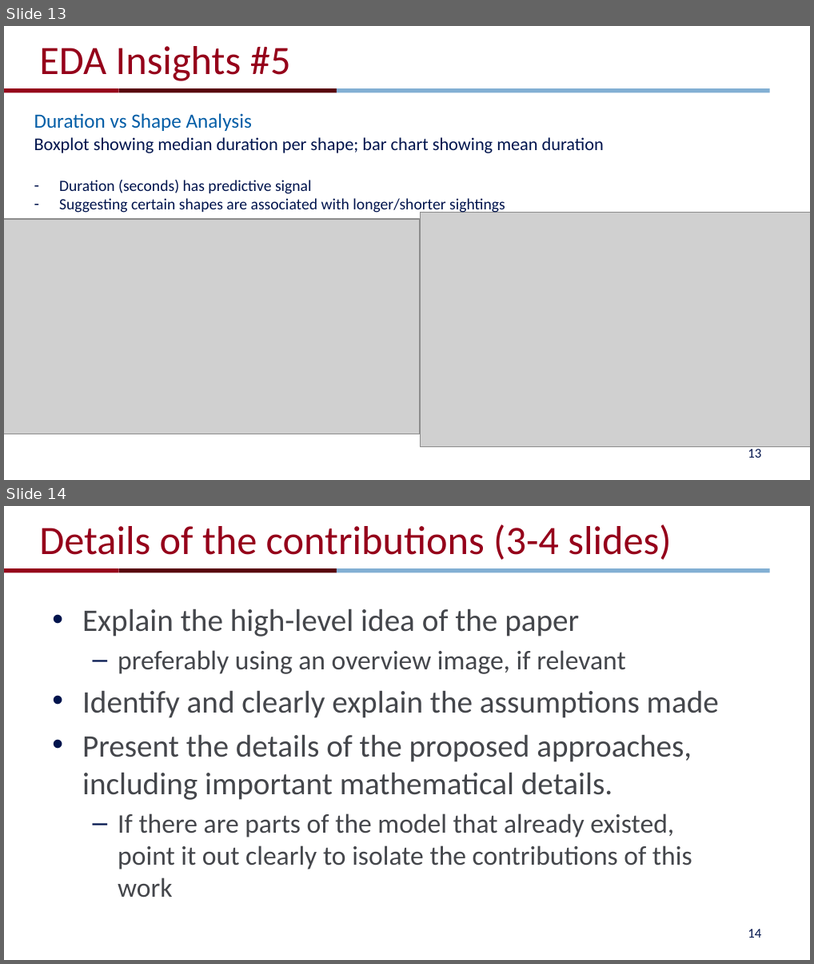
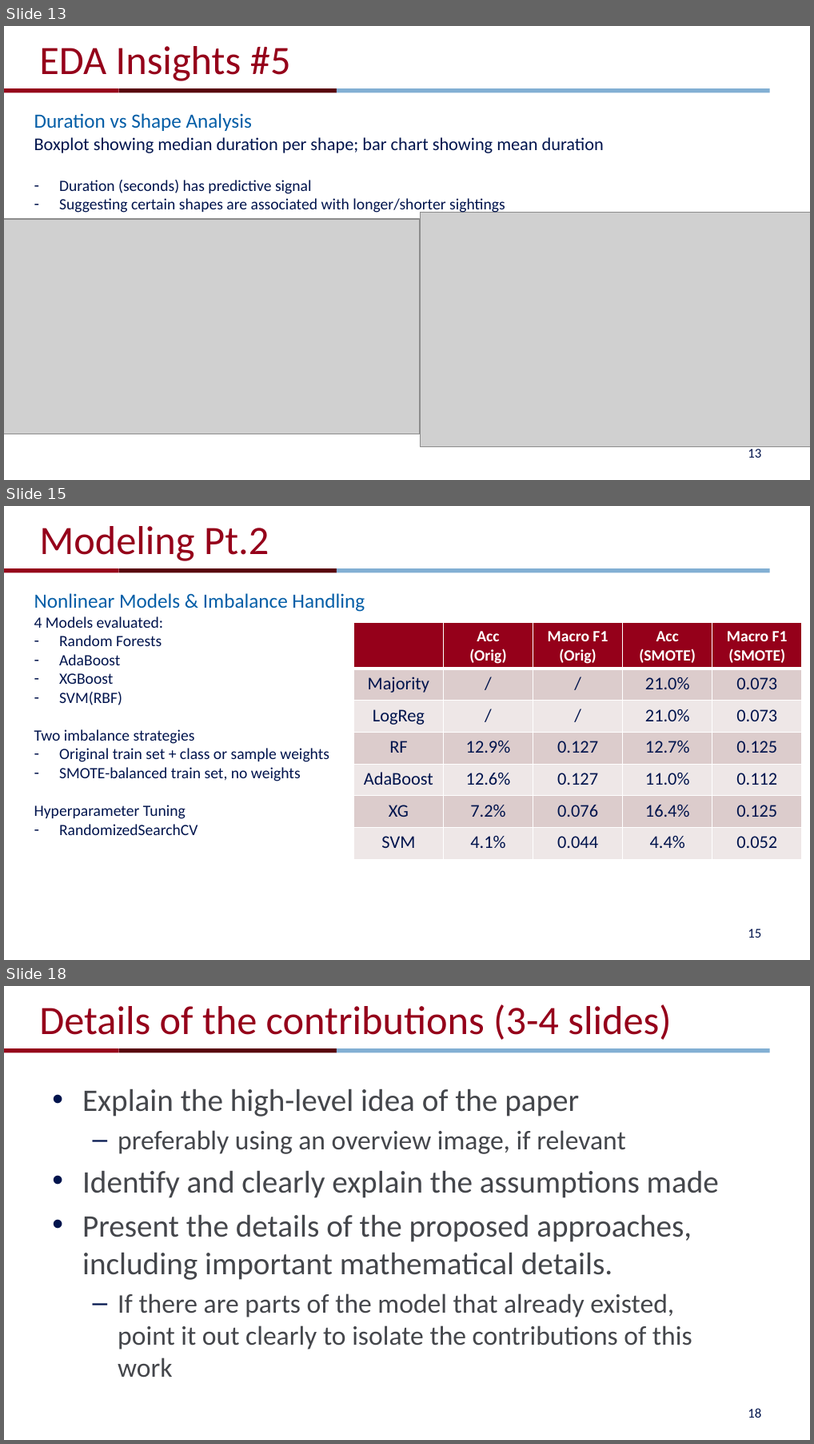
Before and after one commit to jingyig16/ufo-sightings, a slide deck: pre.pptx. Shown one above the other, each under a label of ours: slides 13 and 14 before the commit, slides 13, 15 and 18 after it; the slides between them are not shown. The pictures are 814x964 and 814x1444 pixels, drawn with LibreOffice and Linux fonts; fonts in the diff are those of the drawing; grey boxes stand for pictures; background and template pictures are left out. Boxes give left, top, right and bottom in pixels: in the first picture for what was removed or moved away, otherwise in the second. Text is boxed around its words. In the diff, an @@ line names an element or a change of style, - is before the commit and + after.

Commit message:
Slides for modeling

```diff
--- a/pre.pptx
+++ b/pre.pptx
@@ slide 15 added at box(4, 506, 810, 960), background #FFFFFF; not listed: 3 template elements that a slide beside it also shows @@
@@ title added at box(39, 526, 269, 561), 36 pt, text #95001A @@
+Modeling Pt.2
@@ text added at box(34, 593, 365, 835), 14 pt, text #00144D @@
+Nonlinear Models & Imbalance Handling
+4 Models evaluated:
+– Random Forests
+– AdaBoost
+– XGBoost
+– SVM(RBF)
+Two imbalance strategies
+– Original train set + class or sample weights
+– SMOTE-balanced train set, no weights
+Hyperparameter Tuning
+– RandomizedSearchCV
@@ table added at box(354, 623, 802, 851), 7 rows, 5 columns @@
+ | Acc / (Orig) | Macro F1 / (Orig) | Acc (SMOTE) | Macro F1 / (SMOTE)
+Majority | / | / | 21.0% | 0.073
+LogReg | / | / | 21.0% | 0.073
+RF | 12.9% | 0.127 | 12.7% | 0.125
+AdaBoost | 12.6% | 0.127 | 11.0% | 0.112
+XG | 7.2% | 0.076 | 16.4% | 0.125
+SVM | 4.1% | 0.044 | 4.4% | 0.052
@@ page number added at box(748, 928, 762, 937), 12 pt, text #00144D @@
+15
@@ what was slide 14 is now slide 18 @@
@@ page number at box(748, 1408, 762, 1417): text changed @@
-14
+18
```
Also in this commit, not shown: 1 slide changed, 3 other slides added.
